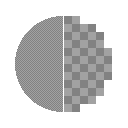
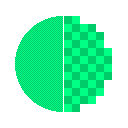
Before/after of a 128 x 128 layered artwork. What changed in the layer stack:
painted on "Layer 2" over [64, 16, 112, 112]
painted on "Layer 1" over [15, 16, 63, 112]
